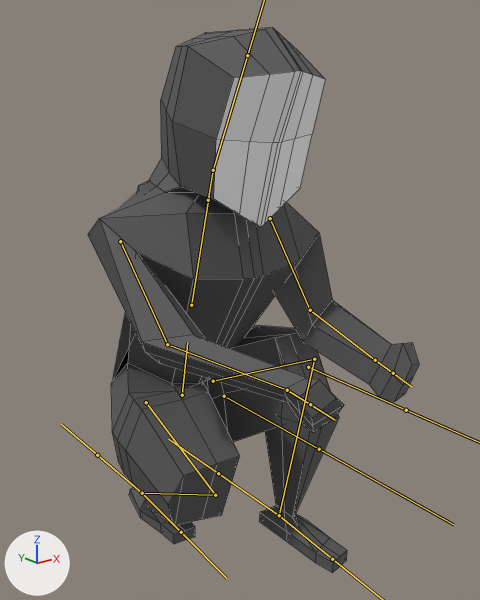
What one commit did to the FBX model Assets/_Project/Scenes/PlayerModel/LowPolyMan.fbx.
Rendered twice from a 50 mm lens placed at (-0.963, -1.395, 1.16), pointed at (-0.001, -0.193, 0.679). The axes (+X, +Y, +Z) are drawn at lower left. The lights are the same throughout. Both versions are drawn at frame 1 of the action 'Armature|Crouch'; the numbers are the values there. The bones that bend it are drawn over the model as lines. Mesh edges are drawn as thin lines.

The first picture shows 'LowPolyPerson'.
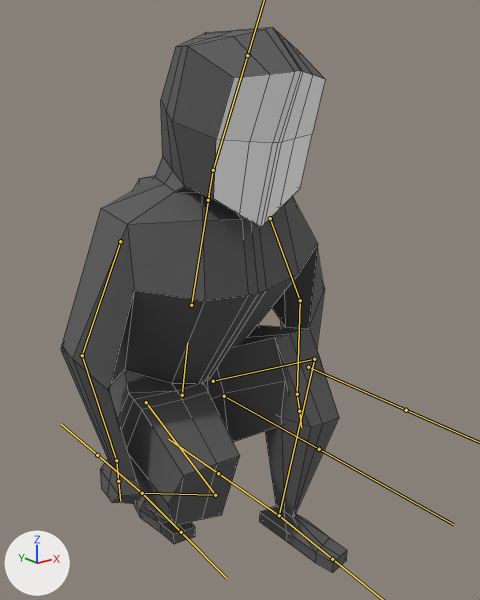
Edits to the scene script, one JSON object a line:
```json
{"block": "bone_armupper_l", "where": "bone_armupper_l = bpy.data.objects['Armature'].pose.bones['ArmUpper.l']  # child of 'Chest'"}
{"op": "set", "path": "bone_armupper_l.rotation_quaternion", "old": "(0.602, 0.208, -0.559, -0.53)", "new": "(0.875, 0.082, -0.437, -0.192)", "note": "degrees (71, -27, -102) -> degrees (27, -47, -37)"}
{"block": "bone_armlower_l", "where": "bone_armlower_l = bpy.data.objects['Armature'].pose.bones['ArmLower.l']  # child of 'ArmUpper.l'"}
{"op": "set", "path": "bone_armlower_l.rotation_quaternion", "old": "(0.828, 0.178, 0.38, -0.371)", "new": "(0.837, -0.072, 0.441, -0.317)", "note": "degrees (1, 50, -48) -> degrees (-34, 44, -55)"}
{"block": "bone_armupper_r", "where": "bone_armupper_r = bpy.data.objects['Armature'].pose.bones['ArmUpper.r']  # child of 'Chest'"}
{"op": "set", "path": "bone_armupper_r.rotation_quaternion", "old": "(0.712, 0.394, 0.4, 0.422)", "new": "(0.962, 0.13, 0.186, 0.154)", "note": "degrees (68, 14, 71) -> degrees (19, 18, 21)"}
{"block": "bone_armlower_r", "where": "bone_armlower_r = bpy.data.objects['Armature'].pose.bones['ArmLower.r']  # child of 'ArmUpper.r'"}
{"op": "set", "path": "bone_armlower_r.rotation_quaternion", "old": "(0.924, 0.044, 0.034, 0.378)", "new": "(0.931, -0.082, 0.023, 0.355)", "note": "degrees (6, 2, 45) -> degrees (-8, 6, 41)"}
```

Changed parts and their boxes (x1, y1, x2, y2) in the pictures (480 x 600 px):
```json
{"object": "LowPolyPerson", "change": "posed", "before": [88, 27, 419, 573], "after": [61, 27, 347, 573], "on screen": "14% narrower"}
{"bone": "ArmUpper.l", "before": "(270, 218) to (310, 310)", "after": "(270, 218) to (300, 300)"}
{"bone": "ArmLower.l", "before": "(310, 310) to (375, 360)", "after": "(300, 300) to (297, 394)"}
{"bone": "ArmUpper.r", "before": "(120, 241) to (167, 344)", "after": "(120, 241) to (82, 355)"}
{"bone": "ArmLower.r", "before": "(167, 344) to (287, 390)", "after": "(82, 355) to (116, 460)"}
```
